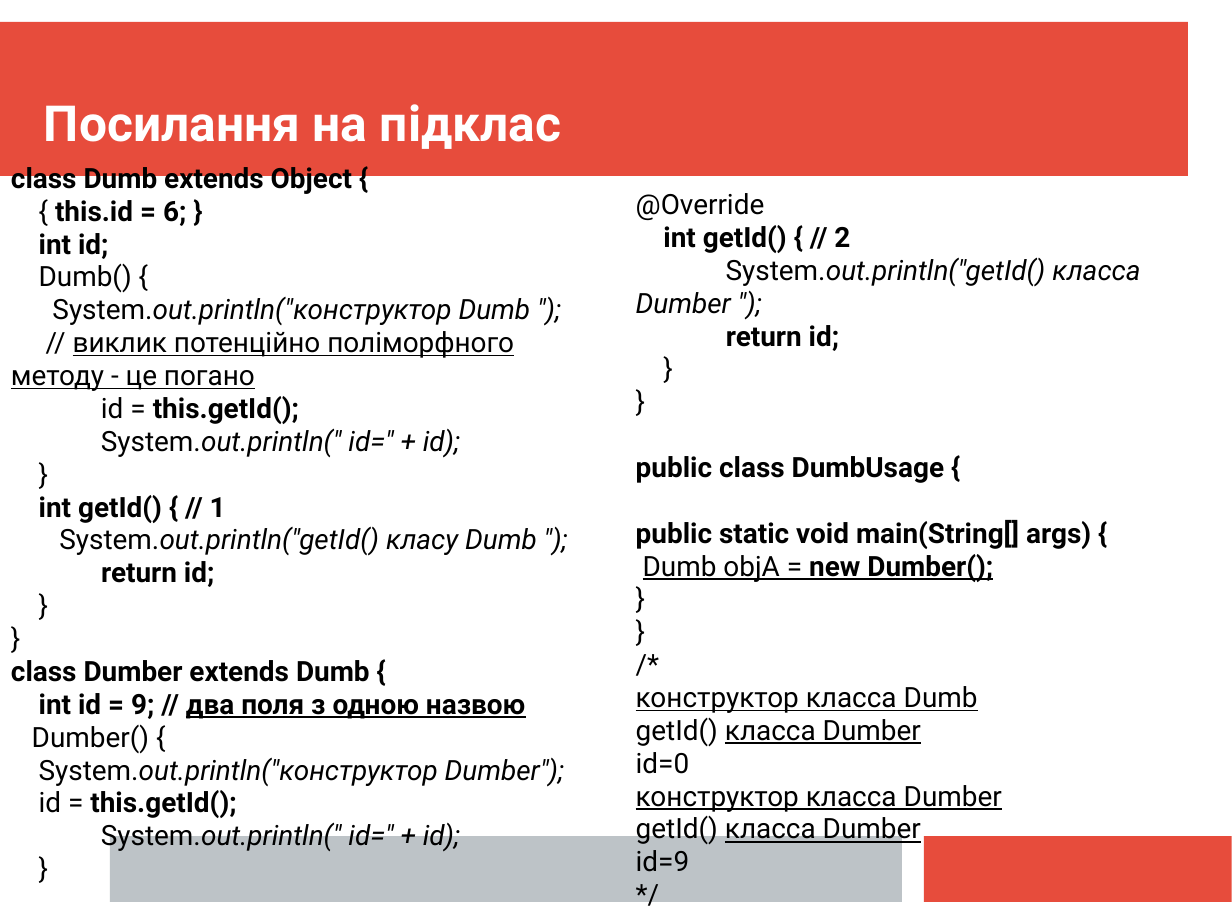
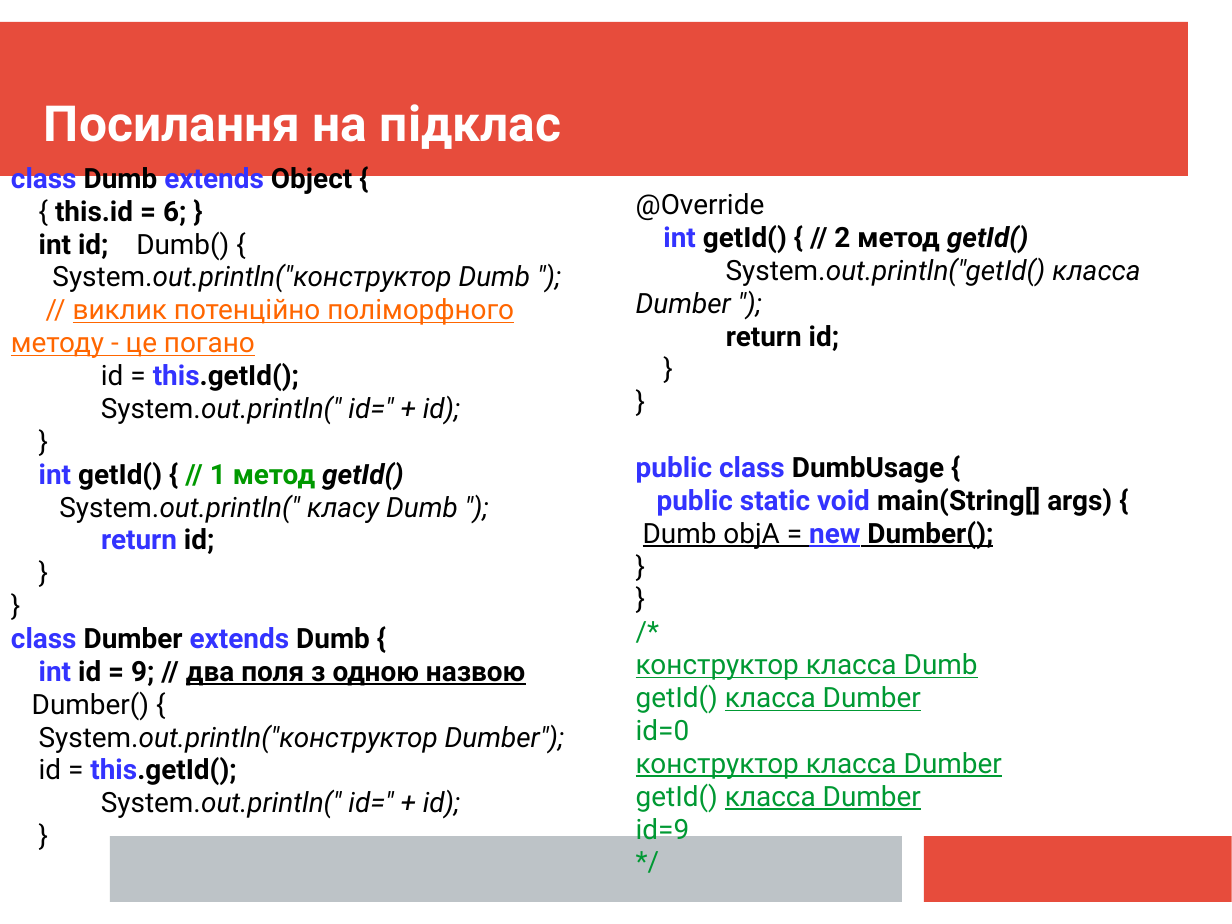
Before and after one commit to mecchmatProjects/JavaCourse, a slide deck: slide 6 of L03_OOP_Inher/JavaTutorUkr3oop.ppt. Drawn at 1232x924 pixels with LibreOffice and Linux fonts; fonts in the diff are those of the drawing. Boxes give left, top, right and bottom in pixels: in the first picture for what was removed or moved away, otherwise in the second. Text is boxed around its words. In the diff, an @@ line names an element or a change of style, - is before the commit and + after.

```diff
--- a/L03_OOP_Inher/JavaTutorUkr3oop.ppt
+++ b/L03_OOP_Inher/JavaTutorUkr3oop.ppt
@@ text at bbox=[11, 162, 564, 819]: text colour #000000 to #3333FF in "class extends", "this.getId();", "return", "class extends" and 2 more places; text colour #000000 to #FF6600 in "// виклик потенційно поліморфного методу - це ..." @@
@@ text at bbox=[636, 193, 1140, 846]: text colour #000000 to #3333FF in "public class", "public static void", "new"; text colour #000000 to #009933 in "/*", "конструктор класса Dumb", "getId() класса Dumber", "id=0" and 4 more places @@
@@ text at bbox=[39, 232, 229, 260]: text changed @@
-int id;
-Dumb() {
+int id; Dumb() {
@@ text at bbox=[663, 225, 1028, 253]: text changed @@
-int getId() { // 2
+int getId() { // 2 метод getId()
@@ text at bbox=[39, 462, 458, 523]: text changed @@
-int getId() { // 1
-System.out.println("getId() класу Dumb ");
+int getId() { // 1 метод getId()
+System.out.println(" класу Dumb ");
```
Also in this commit, not shown: 13 other slides changed, 1 other file.
